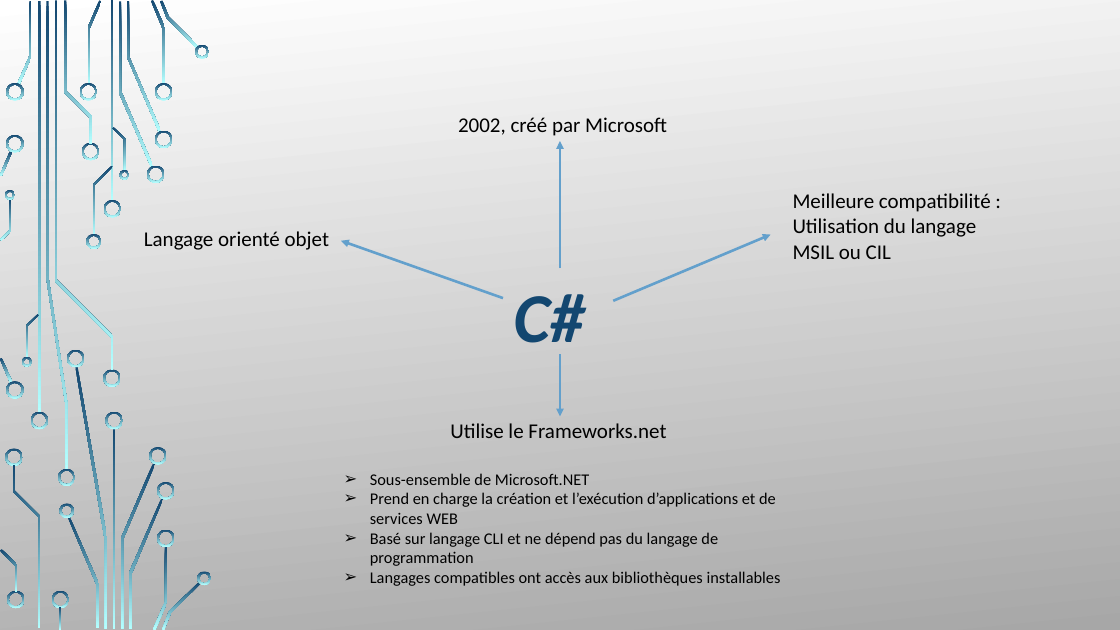
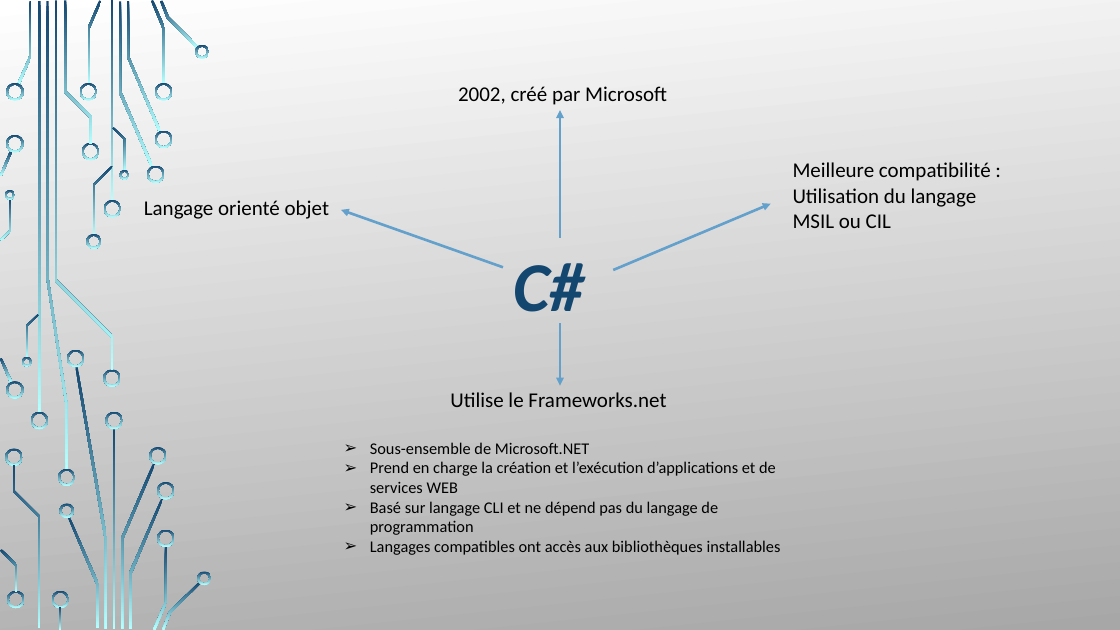
Before and after one commit to LouisMalbranque/Projet-C-S2, a slide deck: slide 2 of CoursCS2.pptx. Drawn at 1120x630 pixels with LibreOffice and Linux fonts; fonts in the diff are those of the drawing; background and template pictures are left out. Boxes give left, top, right and bottom in pixels: in the first picture for what was removed or moved away, otherwise in the second. Text is boxed around its words. In the diff, an @@ line names an element or a change of style, - is before the commit and + after.

```diff
--- a/CoursCS2.pptx
+++ b/CoursCS2.pptx
@@ 6 texts, 4 arrows: place and size @@
-6 texts, 4 arrows at [144, 117, 991, 586]
+6 texts, 4 arrows at [144, 86, 991, 555]
```
Also in this commit, not shown: 1 other file.
